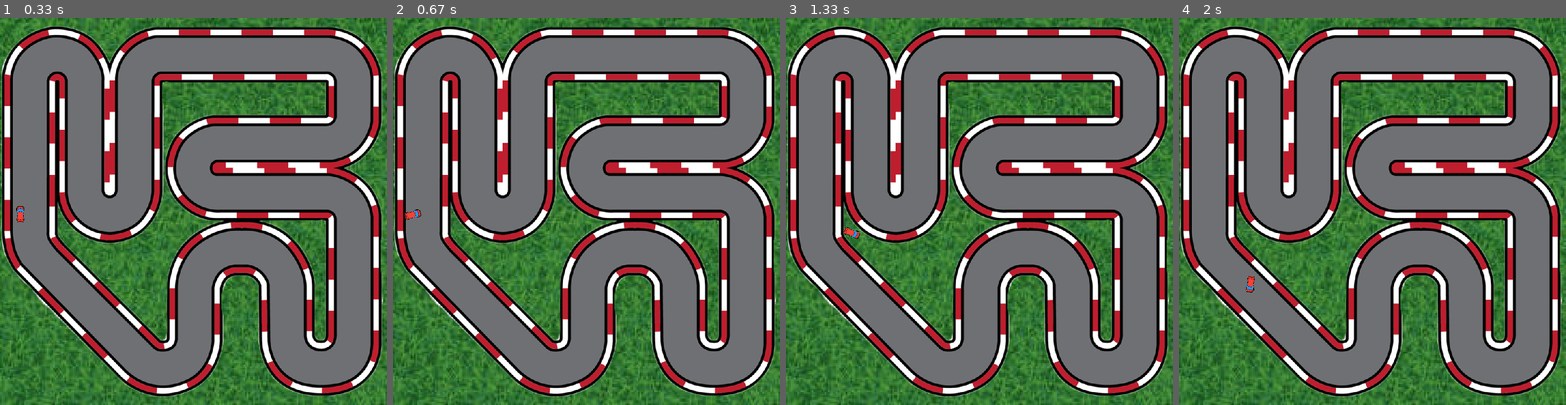
Above: before the commit, frames 1-4 (left to right).
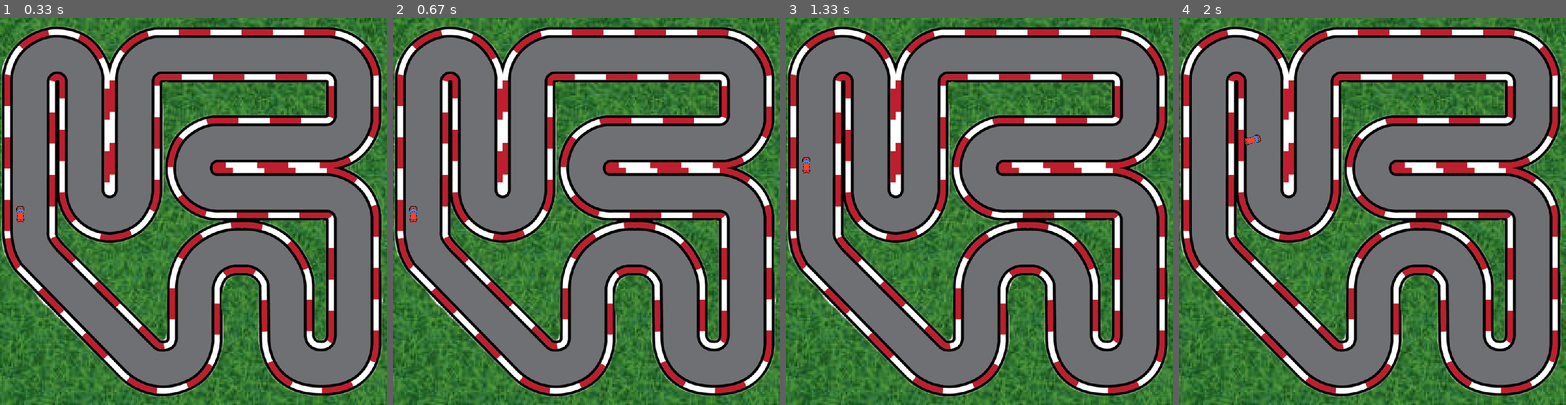
Above: after the commit, the same moments.

Repository: mxngoz/repo
Game: pygame game, started from Challenge.py
Two runs of this game, one before a commit and one after it. Both use one fixed random seed, a clock stepped at 60 frames per second and the inputs below.
Inputs:
- Up to frame 1 (0.33 s): no input
- Up to frame 2 (0.67 s): hold D from 0.33 s (still down)
- Up to frame 3 (1.33 s): release D at 0.8 s; hold W 0.83-1.3 s
- Up to frame 4 (2 s): hold D 1.33-1.8 s; hold A from 1.83 s (still down)

Frame 1 is identical in both runs. In frame 2, 0.1% of the frame differs, in the area x 3-8%, y 48-53%; in frame 3, 0.1%, in the area x 4-20%, y 35-58%; in frame 4, 0.1%.

Commit message:
vel gefixed

Diff:
--- a/Challenge.py
+++ b/Challenge.py
@@ -36,17 +36,19 @@
         self.accel = 0.3
 
     def rotate(self, left=False, right=False):
-        if left and self.vel < self.max_vel:
+        if left and self.vel < self.max_vel\
+                and self.vel > 0:
             self.angle += self.rot_vel
 
         if left and self.vel == self.max_vel:
-            self.angle += (self.rot_vel / 1.5)
+            self.angle += (self.rot_vel / 1.3)
 
-        if right and self.vel < self.max_vel:
+        if right and self.vel < self.max_vel\
+                and self.vel > 0:
             self.angle -= self.rot_vel
 
         if right and self.vel == self.max_vel:
-            self.angle -= (self.rot_vel / 1.5)
+            self.angle -= (self.rot_vel / 1.3)
 
     def draw(self, screen):
         blit_rotate_center(screen, self.IMG, (self.x, self.y), self.angle)
@@ -55,17 +57,13 @@
         self.vel = min(self.vel + self.accel, self.max_vel)
         self.move()
 
-    def slow_down(self):
-        self.vel = max(self.vel - self.accel, 0)
-        self.move()
-
     def move(self):
         radians = math.radians(self.angle)
         vertical = math.cos(radians) * self.vel
         horizontal = math.sin(radians) * self.vel
 
+        self.x -= horizontal
         self.y -= vertical
-        self.x -= horizontal
 
     def drag(self, force):
         self.vel = max(self.vel - force, 0)
@@ -85,19 +83,7 @@
     pygame.display.update()
 
 
-images = [(GRASS, (0, 0)), (RACE_TRACK, (0, 0))]
-player_car = PlayerCar(4, 4)
-
-playing = True
-while playing:
-    clock.tick(FPS)
-
-    draw(SCREEN, images, player_car)
-
-    for event in pygame.event.get():
-        if event.type == pygame.QUIT:
-            playing = False
-
+def move_player(player_car):
     keys = pygame.key.get_pressed()
 
     moved = False
@@ -113,9 +99,26 @@
         player_car.move_forward()
 
     if not moved:
-        player_car.drag(force=0.05)
+        player_car.drag(force=0.03)
 
     if keys[pygame.K_s]:
-        player_car.slow_down()
+        player_car.drag(force=0.09)
+
+
+images = [(GRASS, (0, 0)), (RACE_TRACK, (0, 0))]
+player_car = PlayerCar(4, 4)
+
+playing = True
+while playing:
+    clock.tick(FPS)
+
+    draw(SCREEN, images, player_car)
+
+    for event in pygame.event.get():
+        if event.type == pygame.QUIT:
+            playing = False
+
+    move_player(player_car)
+
 
 pygame.quit()
